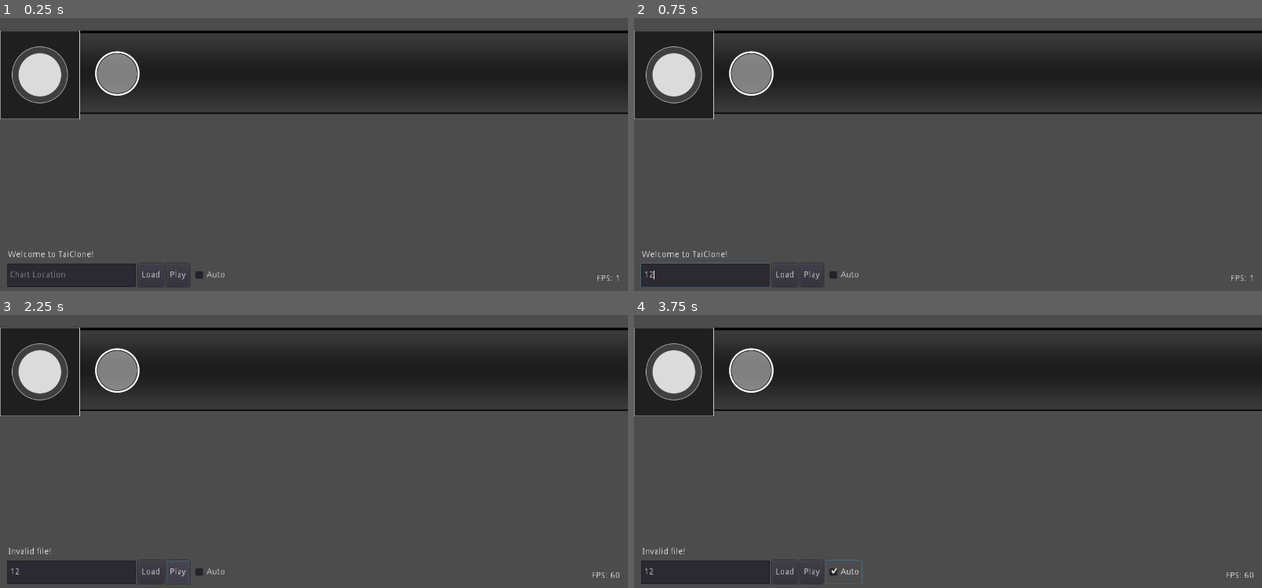
Above: before the commit, frames 1-4 (two rows, left to right).
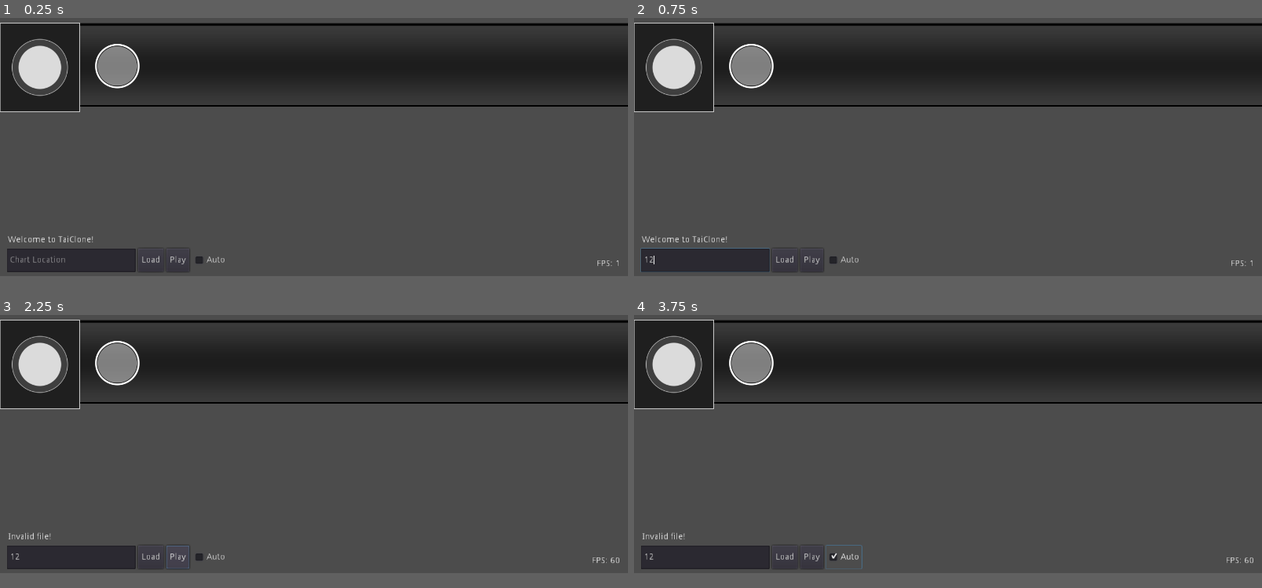
Above: after the commit, the same moments.

Repository: rokuhime/TaiClone
Game: Godot game, scene res://Game/Scenes/Gameplay.tscn
Two runs of this game, one before a commit and one after it. Both use one fixed random seed, a clock stepped at 60 frames per second and the inputs below. Sound files missing from this copy of the repository are replaced by a short silence.
Inputs (mouse positions are in pixels of both pictures, inside the frame that each line leads up to):
- Up to frame 1 (0.25 s): no input
- Up to frame 2 (0.75 s): click (703, 274) at 0.52 s; type "12" at 0.6 s
- Up to frame 3 (2.25 s): click "Load" at 1.25 s; click "Play" at 2 s
- Up to frame 4 (3.75 s): click "Play" at 2.75 s; click "Auto" at 3.5 s
In our replay, the window is 800x469 before the commit and 800x450 after it. These sizes can differ from the game's own. Grey fills any space a smaller window leaves; there, only what the larger window draws over its background counts as a difference.

The runs differ from the first frame. In frame 1, 7.6% of the frame differs, in the area x 0-100%, y 1-99%; in frame 2, 7.8%; in frame 3, 7.7%; in frame 4, 7.7%.

Commit message:
working on sv support

Diff:
--- a/Game/Objects/NoteObject.tscn
+++ b/Game/Objects/NoteObject.tscn
@@ -12,22 +12,31 @@
 
 [node name="Sprite" type="TextureRect" parent="."]
 self_modulate = Color( 0.921569, 0.270588, 0.172549, 1 )
+anchor_left = 0.5
 anchor_top = 0.5
+anchor_right = 0.5
 anchor_bottom = 0.5
-margin_left = 127.0
-margin_right = 256.0
-margin_bottom = 129.0
+margin_left = -64.5
+margin_top = -64.5
+margin_right = 64.5
+margin_bottom = 64.5
+grow_horizontal = 2
+grow_vertical = 2
 rect_scale = Vector2( 0.56, 0.56 )
 rect_pivot_offset = Vector2( 64.5, 64.5 )
 texture = ExtResource( 2 )
 expand = true
 
 [node name="Overlay" type="TextureRect" parent="Sprite"]
-anchor_right = 1.0
-anchor_bottom = 1.0
-margin_left = -3.0
-margin_top = -3.0
-margin_right = 3.0
-margin_bottom = 3.0
+anchor_left = 0.5
+anchor_top = 0.5
+anchor_right = 0.5
+anchor_bottom = 0.5
+margin_left = -67.5
+margin_top = -67.5
+margin_right = 67.5
+margin_bottom = 67.5
+grow_horizontal = 2
+grow_vertical = 2
 texture = ExtResource( 1 )
 expand = true
--- a/Game/Scenes/Gameplay.tscn
+++ b/Game/Scenes/Gameplay.tscn
@@ -20,6 +20,8 @@
 [node name="Gameplay" type="Control"]
 anchor_right = 1.0
 anchor_bottom = 1.0
+size_flags_horizontal = 3
+size_flags_vertical = 4
 
 [node name="Background" type="TextureRect" parent="."]
 self_modulate = Color( 0.215686, 0.215686, 0.215686, 1 )
@@ -43,6 +45,8 @@
 margin_top = -130.0
 margin_bottom = 40.0
 rect_min_size = Vector2( 0, 170 )
+size_flags_horizontal = 3
+size_flags_vertical = 4
 texture = ExtResource( 2 )
 expand = true
 
@@ -78,10 +82,6 @@
 [node name="ObjectContainers" type="Control" parent="BarRight/HitPointOffset"]
 anchor_right = 1.0
 anchor_bottom = 1.0
-margin_left = -190.847
-margin_top = -65.0
-margin_right = -190.847
-margin_bottom = -65.0
 
 [node name="NoteContainer" type="Control" parent="BarRight/HitPointOffset/ObjectContainers"]
 margin_right = 40.0
@@ -153,6 +153,8 @@
 margin_top = -125.0
 margin_right = 130.0
 margin_bottom = 19.9999
+size_flags_horizontal = 3
+size_flags_vertical = 4
 texture = ExtResource( 3 )
 expand = true
 
@@ -224,6 +226,7 @@
 
 [node name="ChartLoader" type="Node" parent="."]
 script = ExtResource( 13 )
+baseSVMultiplier = 3
 
 [node name="debugtext" type="Label" parent="."]
 anchor_top = 1.0
--- a/Scripts/ChartLoader.gd
+++ b/Scripts/ChartLoader.gd
@@ -1,9 +1,18 @@
 extends Node
+
+onready var hitManager = get_node("../HitManager")
 
 onready var noteObj = preload("res://Game/Objects/NoteObject.tscn")
 onready var objContainer = get_node("../BarRight/HitPointOffset/ObjectContainers/NoteContainer")
+
 onready var music = get_node("../Music")
 onready var bg = get_node("../Background")
+
+var currentChartData;
+
+export var baseSVMultiplier = 1
+#only used for osu beatmaps rn cuz its stinky lo
+var mapSVMultiplier = 1
 
 ## finds origin of chart
 #func findChartOrigin(path):
@@ -11,9 +20,9 @@
 #	return null;
 
 # returns notes of a chart
-func loadChart(data):
+func loadChart():
 	#format it so that its just the notes
-	var parsedChart = data.substr(data.find("[HitObjects]") + 13, data.length() - data.find("[HitObjects]"))
+	var parsedChart = currentChartData.substr(currentChartData.find("[HitObjects]") + 13, currentChartData.length() - currentChartData.find("[HitObjects]"))
 	#split by linebreak
 	var parsedNotes = parsedChart.split("\n", false, 0)
 
@@ -73,35 +82,85 @@
 	return noteCollection;
 
 func processChart(data, filePath):
+	#note speed is bpm * sv
+	var currentSV = 1;
+	var nextChange = null;
+
+	var mapBaseSV;
+	mapBaseSV = currentChartData.substr(currentChartData.find("SliderMultiplier:") + 17, currentChartData.length() - currentChartData.find("SliderTickRate:"))
+	mapSVMultiplier = float(mapBaseSV) * baseSVMultiplier
+
+	var curSVData = getSV(0)
+	currentSV = curSVData[0]
+	nextChange = curSVData[1]
+
 	for noteData in data:
 		#fix to use special notes...
+
+		#change sv if needed
+		if (nextChange != null):
+			if (noteData["time"] >= nextChange):
+				curSVData = getSV(noteData["time"])
 		var note = noteObj.instance()
-		note.changeProperties(noteData["time"], 3, noteData["noteType"], noteData["finisher"])
+		note.changeProperties(noteData["time"], currentSV * mapSVMultiplier, noteData["noteType"], noteData["finisher"])
 		objContainer.add_child(note)
-		#note.activate()
+
+func getSV(time):
+	#ok so this is a stupid implimentation i think.
+	#basically it will get the sv you need, and give you the timing for the next bpm change
+	#that way it wont have to run this function every 2 seconds for no reason w
+	var bpm = null;
+	var sv = null;
+	var nextChange = null;
+
+	var timingList = currentChartData.substr(currentChartData.find("[TimingPoints]") + 15)
+	timingList = timingList.substr(0,timingList.find("[HitObjects]") - 3)
+	timingList = timingList.split("\n", false, 0)
+
+	for timing in timingList:
+		timing = timing.split(",")
+		# if its the next needed sv...
+		if float(timing[0]) <= time || (bpm == null || sv == null):
+			print("changing sv, curTime = " + str(time) + " and next seen sv timing is " + timing[0])
+			# sv
+			if float(timing[1]) <= 0:
+				sv = (float(timing[1]) * -1) / 100
+			# bpm
+			else:
+				bpm = 60000 / float(timing[1])
+		else:
+			print("nextChange = " + str(nextChange) + " to " + timing[0])
+			#FIX ME HOOKHAT DDDDDDDDDDD:
+			nextChange = float(timing[0]);
+			break;
+
+	# should never happen, but protec ya self
+	if sv == null: sv = 1
+
+	var result = [bpm * sv, nextChange];
+	return result;
 
 # returns song file of a chart
-func loadAndProcessSong(data, filePath) -> void:
+func loadAndProcessSong(filePath) -> void:
 	#this is ugly im sorry
 	#get audio file name and separate it in the file
-	var audioFileName = data.substr(data.find("AudioFilename: ") + 15)
+	var audioFileName = currentChartData.substr(currentChartData.find("AudioFilename: ") + 15)
 	audioFileName = audioFileName.substr(0, audioFileName.find("\n"))
 
 	#load audio file and apply to song player
 	var audio_loader = AudioLoader.new()
 	var folderPath = filePath.substr(0, filePath.find_last("/"))
 	music.set_stream(audio_loader.loadfile(folderPath + "/" + audioFileName))
-	#music.play()
 
 # returns text info of a chart
-func loadMetadata(data):
+func loadMetadata():
 	# replace with origin check later
 
 	var result = {};
 	#osu
 	if true:
 		#print(data.find("[Metadata]"))
-		var metadataSection = data.substr(data.find("[Metadata]") + 11)
+		var metadataSection = currentChartData.substr(currentChartData.find("[Metadata]") + 11)
 		metadataSection = metadataSection.substr(0, metadataSection.find("[Difficulty]") - 2)
 		#fix me hook hat, its not working for some reason
 		metadataSection.split("\n", false, 0)
@@ -111,16 +170,17 @@
 	return result[5];
 
 func loadAndProcessAll(filePath) -> void:
-	var data = tools.loadText(filePath)
-	var chartData = loadChart(data)
-	loadAndProcessBackground(data, filePath)
+	currentChartData = tools.loadText(filePath)
+	var chartData = loadChart()
+	loadAndProcessBackground(filePath)
 	wipePastChart()
+	hitManager.reset()
 	processChart(chartData, filePath)
-	loadAndProcessSong(data, filePath)
-
-func loadAndProcessBackground(data, filePath) -> void:
+	loadAndProcessSong(filePath)
+
+func loadAndProcessBackground(filePath) -> void:
 	var folderPath = filePath.substr(0, filePath.find_last("/"))
-	var temp = data.substr(data.find("//Background and Video events"), data.length() - data.find("//Background and Video events"))
+	var temp = currentChartData.substr(currentChartData.find("//Background and Video events"), currentChartData.length() - currentChartData.find("//Background and Video events"))
 	temp = temp.substr(temp.find("\n") + 1, temp.length())
 	temp = temp.substr(0, temp.find("\n"))
 	temp = temp.substr(temp.find("\"") + 1, temp.find_last("\"") - (temp.find("\"") + 1))
@@ -136,6 +196,7 @@
 		bg.texture = newtexture
 
 func playChart() -> void:
+	hitManager.reset()
 	if (music.playing == false):
 		var allNotes = objContainer.get_children()
 		for note in allNotes:
--- a/Scripts/HitManager.gd
+++ b/Scripts/HitManager.gd
@@ -27,7 +27,7 @@
 		if (auto && (music.get_playback_position() - noteContainer.get_child(nextHittableNote).timing) > 0):
 			checkInput(noteContainer.get_child(nextHittableNote).isKat)
 
-		if (music.get_playback_position() - noteContainer.get_child(nextHittableNote).timing) > inaccTiming:
+		if (!auto && (music.get_playback_position() - noteContainer.get_child(nextHittableNote).timing) > inaccTiming):
 			drumInteraction.hitNotifyAnimation("miss");
 			nextHittableNote += 1;
 
@@ -55,3 +55,9 @@
 		if (noteContainer.get_child_count() - 1 >= nextHittableNote) && (noteContainer.get_child(nextHittableNote) != null):
 			return true;
 		else: return false;
+
+func reset() -> void:
+	accurateCount = 0
+	inaccurateCount = 0
+	missCount = 0
+	nextHittableNote = 0
--- a/Scripts/Note.gd
+++ b/Scripts/Note.gd
@@ -2,7 +2,6 @@
 
 export var timing = 0
 export var speed = 1
-export var bpm = 238
 
 export var finisher = true
 export var isKat = false
@@ -10,7 +9,7 @@
 
 func _process(delta) -> void:
 	# move note if not hit yet
-	if(active == true): move_and_slide(Vector2((speed * -1 * bpm), 0))
+	if(active == true): move_and_slide(Vector2((speed * -1), 0))
 
 func changeProperties(newTiming, newSpeed, newIsKat, newFinisher):
 	timing = newTiming
@@ -28,7 +27,7 @@
 
 func activate() -> void:
 	modulate = Color(1,1,1,1)
-	position = Vector2(timing * speed * bpm, 0)
+	position = Vector2(timing * speed, 0)
 	active = true
 
 func deactivate() -> void:
--- a/project.godot
+++ b/project.godot
@@ -32,6 +32,7 @@
 
 [display]
 
+window/size/height=576
 window/vsync/use_vsync=false
 window/stretch/mode="2d"
 window/stretch/aspect="expand"
@@ -39,6 +40,7 @@
 [global]
 
 FRAME=false
+stretch=false
 
 [input]
 
